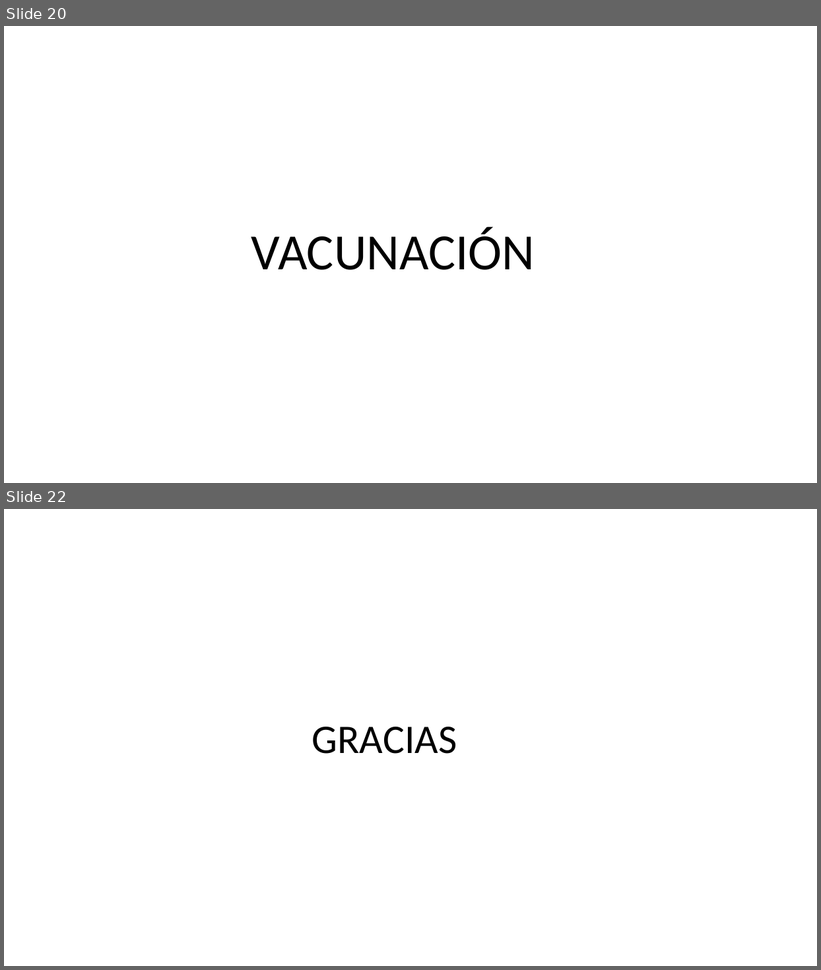
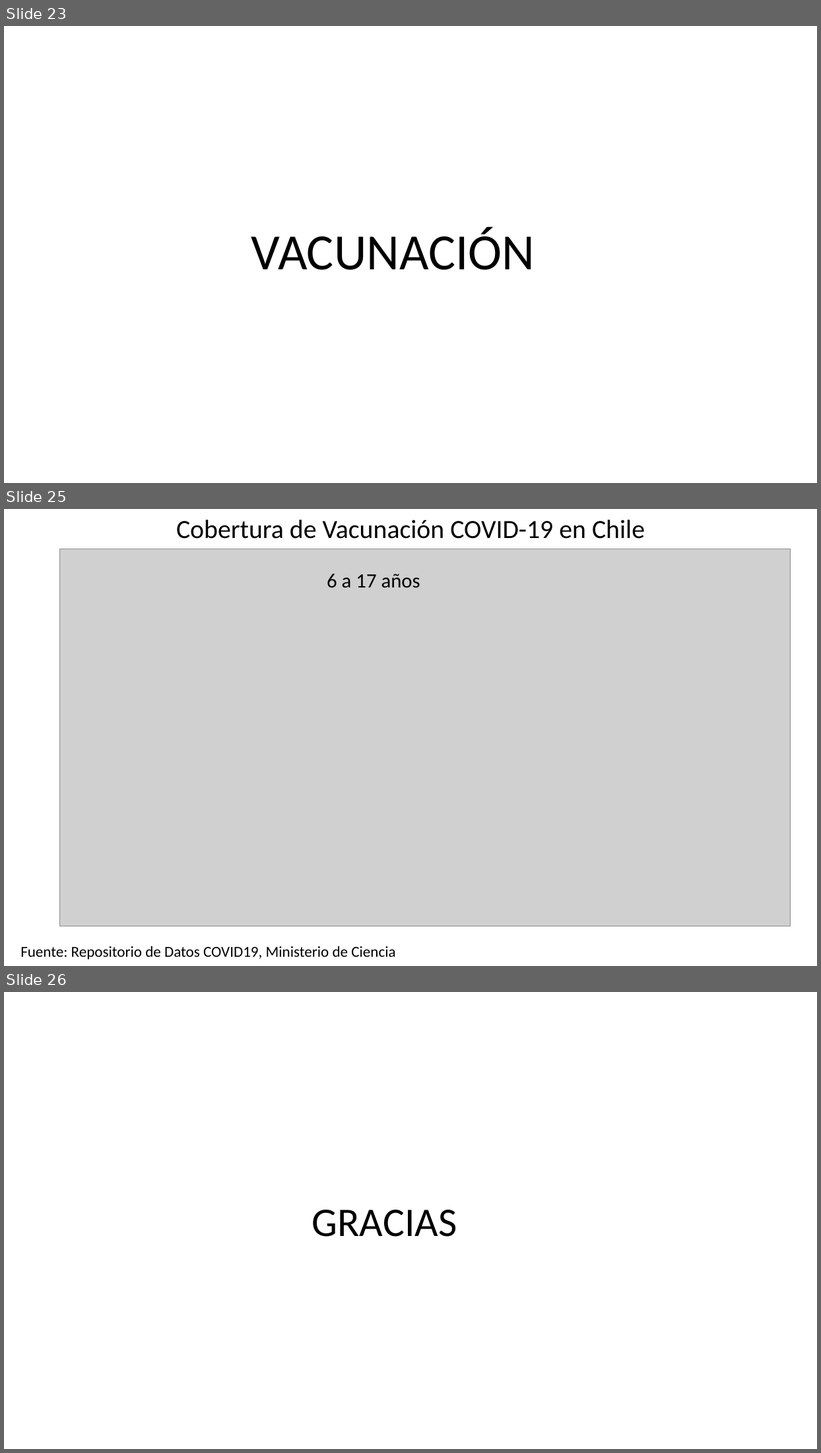
Before and after one commit to dataCovid19CL/capsulasSemanales, a slide deck: DATOS COVID Chile 2022 04 02.pptx. Shown one above the other, each under a label of ours: slides 20 and 22 before the commit, slides 23, 25 and 26 after it; the slides between them are not shown. The pictures are 821x970 and 821x1453 pixels, drawn with LibreOffice and Linux fonts; fonts in the diff are those of the drawing; grey boxes stand for pictures. Boxes give left, top, right and bottom in pixels: in the first picture for what was removed or moved away, otherwise in the second. Text is boxed around its words. In the diff, an @@ line names an element or a change of style, - is before the commit and + after.

```diff
--- a/DATOS COVID Chile 2022 04 02.pptx
+++ b/DATOS COVID Chile 2022 04 02.pptx
@@ slide 25 added at <box>4,509,817,966</box>, background #FFFFFF @@
@@ text added at <box>176,520,645,539</box>, 31 pt, text #000000 @@
+Cobertura de Vacunación COVID-19 en Chile
@@ picture added at <box>60,549,791,926</box> @@
@@ text added at <box>327,574,420,588</box>, 24 pt, text #000000 @@
+6 a 17 años
@@ text added at <box>20,947,395,960</box>, 18 pt, text #000000 @@
+Fuente: Repositorio de Datos COVID19, Ministerio de Ciencia
@@ what was slide 20 is now slide 23 @@
@@ what was slide 22 is now slide 26 @@
```
Also in this commit, not shown: 2 slides changed, 3 other slides added.
